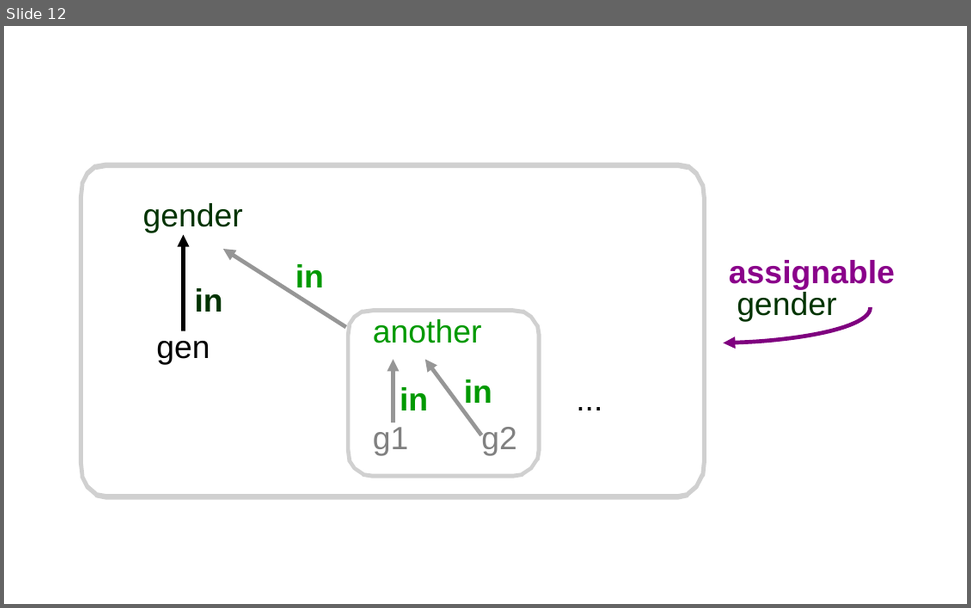
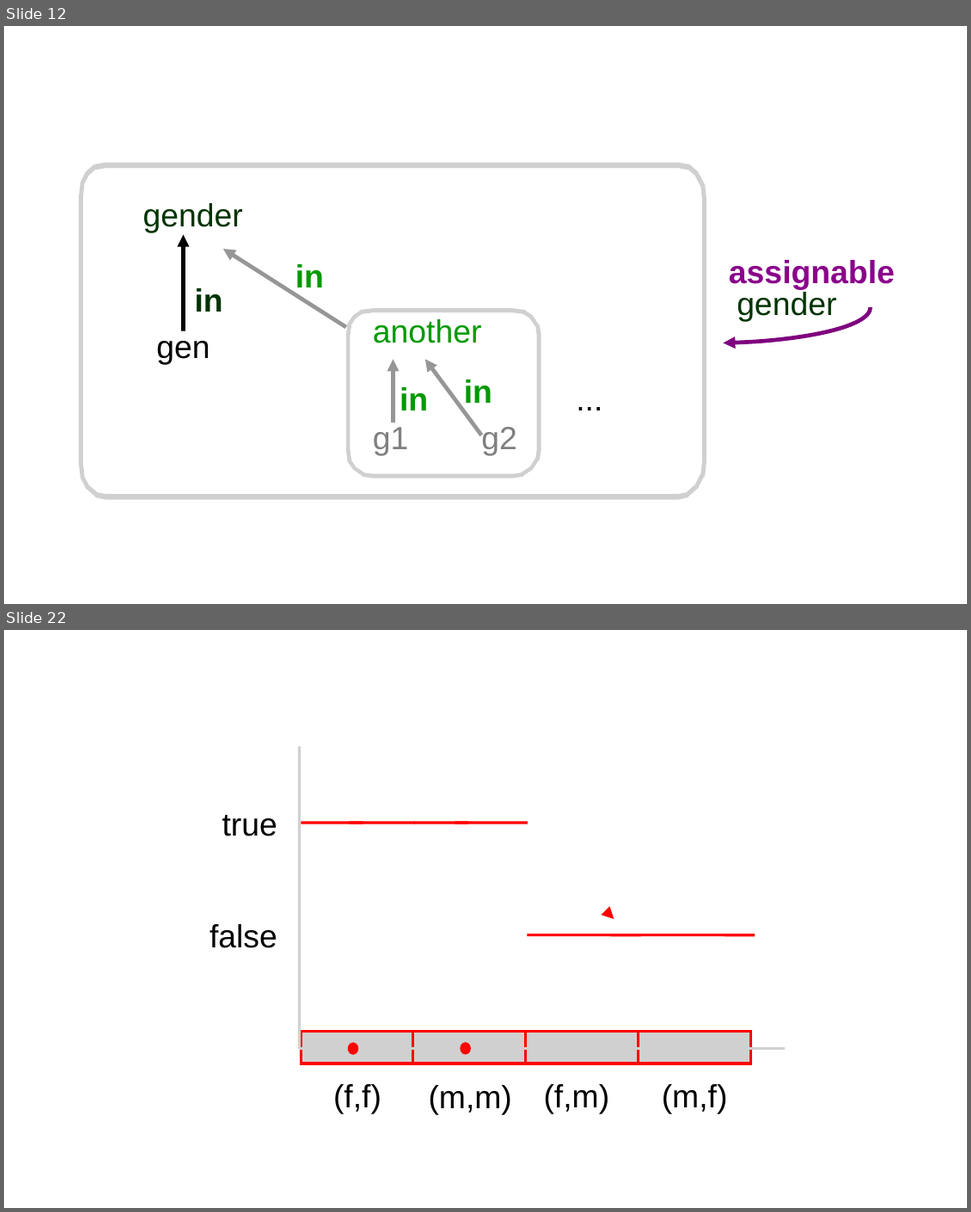
Before and after one commit to GaloisInc/ESCJava2, a slide deck: ESCTools/slides/CAV2007Tutorial/new-diagrams.ppt. Shown one above the other, each under a label of ours: slide 12 before the commit, slides 12 and 22 after it; the slides between them are not shown. The pictures are 971x608 and 971x1212 pixels, drawn with LibreOffice and Linux fonts; fonts in the diff are those of the drawing; grey boxes stand for pictures; background and template pictures are left out. Boxes give left, top, right and bottom in pixels: in the first picture for what was removed or moved away, otherwise in the second. Text is boxed around its words. In the diff, an @@ line names an element or a change of style, - is before the commit and + after.

```diff
--- a/ESCTools/slides/CAV2007Tutorial/new-diagrams.ppt
+++ b/ESCTools/slides/CAV2007Tutorial/new-diagrams.ppt
@@ slide 22 added at box(4, 630, 967, 1208), background #FFFFFF @@
@@ picture added at box(298, 747, 301, 1049) @@
@@ text added at box(222, 815, 277, 836), 24 pt, text #000000 @@
+true
@@ line added from (301, 823) to (415, 823), #FF0000 2.01 pt @@
@@ line added from (349, 823) to (363, 823), #FF0000 2.01 pt @@
@@ line added from (414, 823) to (528, 823), #FF0000 2.01 pt @@
@@ line added from (455, 823) to (468, 823), #FF0000 2.01 pt @@
@@ text added at box(210, 924, 277, 948), 24 pt, text #000000 @@
+false
@@ line added from (527, 935) to (640, 935), #FF0000 2.01 pt @@
@@ arrow added from (614, 919) to (614, 919), #FF0000 3 pt @@
@@ line added from (640, 935) to (756, 935), #FF0000 2.01 pt @@
@@ picture added at box(301, 1032, 413, 1063) @@
@@ picture added at box(413, 1032, 526, 1063) @@
@@ picture added at box(526, 1032, 639, 1063) @@
@@ picture added at box(639, 1032, 751, 1063) @@
@@ picture added at box(300, 1047, 785, 1049) @@
@@ ellipse added at box(349, 1045, 357, 1054), fill #FF0000, outline #FF0000 2.01 pt @@
@@ ellipse added at box(462, 1043, 469, 1053), fill #FF0000, outline #FF0000 2.01 pt @@
@@ text added at box(333, 1084, 382, 1114), 24 pt, text #000000 @@
+(f,f)
@@ text added at box(429, 1085, 512, 1115), 24 pt, text #000000 @@
+(m,m)
@@ text added at box(544, 1084, 610, 1114), 24 pt, text #000000 @@
+(f,m)
@@ text added at box(662, 1084, 728, 1114), 24 pt, text #000000 @@
+(m,f)
```
Also in this commit, not shown: 2 slides changed, 13 other slides added, 20 other files.
